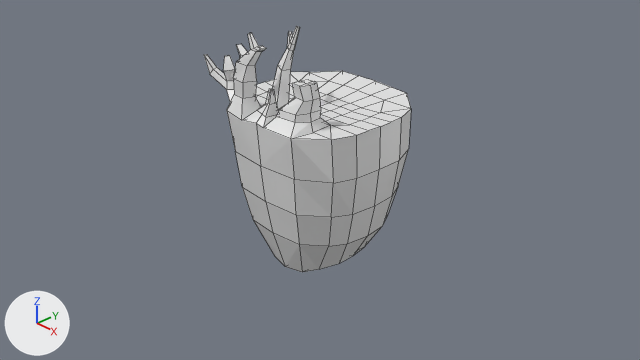
Two versions of the Blender file modelling/alex.blend, one commit apart.
Camera for both pictures: the file's camera 'Camera'. The lights are fixed; the arrows at lower left show +X, +Y and +Z. Mesh edges are drawn as thin lines.

Names of what the first picture shows: 'Head'.
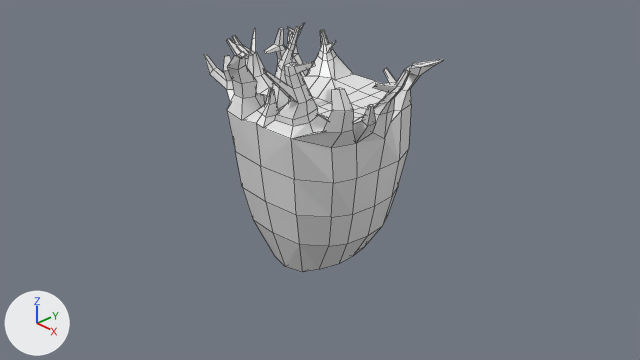
Commit message: 🎨 Update head

Location of each change, (x1, y1, x2, y2) in pixels of the pictures (640 x 360 px):
```json
{"object": "Head", "change": "reshaped", "before": [204, 26, 411, 272], "after": [204, 23, 443, 272], "on screen": "15% wider"}
{"part": 1, "of": "me_cube_001", "change": "built on", "before": [233, 33, 411, 183], "after": [226, 23, 443, 183]}
```

The change, as JSON lines over the scene's bpy script:
```json
{"block": "me_cube_001", "where": "# used by ob_head; location = (0.0, 0.0, 0.0)"}
{"op": "remove", "block": "me_cube_001", "code": "me_cube_001.from_pydata(...)  # 281 vertices, 283 faces; spans x -1.47..1.02, y -1.0..1.0, z -1.11..1.95"}
{"op": "add", "block": "me_cube_001", "code": "me_cube_001.from_pydata(...)  # 485 vertices, 486 faces; spans x -1.47..1.38, y -1.12..1.0, z -1.11..1.95"}
{"block": "me_cube_001", "change": "me_cube_001 part 1"}
{"block": "me_cube_001", "change": "3 vertices are removed from x -1.01..0.3, y -0.7..0.64, z 0.98..1.5"}
{"block": "me_cube_001", "change": "28 faces are deleted"}
{"block": "me_cube_001", "change": "3 vertices in x -0.14..0.22, y -0.46, z 0.83..0.86 move by (0.0, 0.09, 0.14)"}
{"block": "me_cube_001", "change": "73 vertices move from x -1.03..1.01, y -0.91..0.97, z 0.94..1.94 to x -1.07..1.09, y -1.12..0.97, z 0.84..1.94"}
{"block": "me_cube_001", "change": "207 vertices are added at x -1.21..1.38, y -1.09..0.88, z 0.84..1.86"}
{"block": "me_cube_001", "change": "231 new faces join them"}
```
